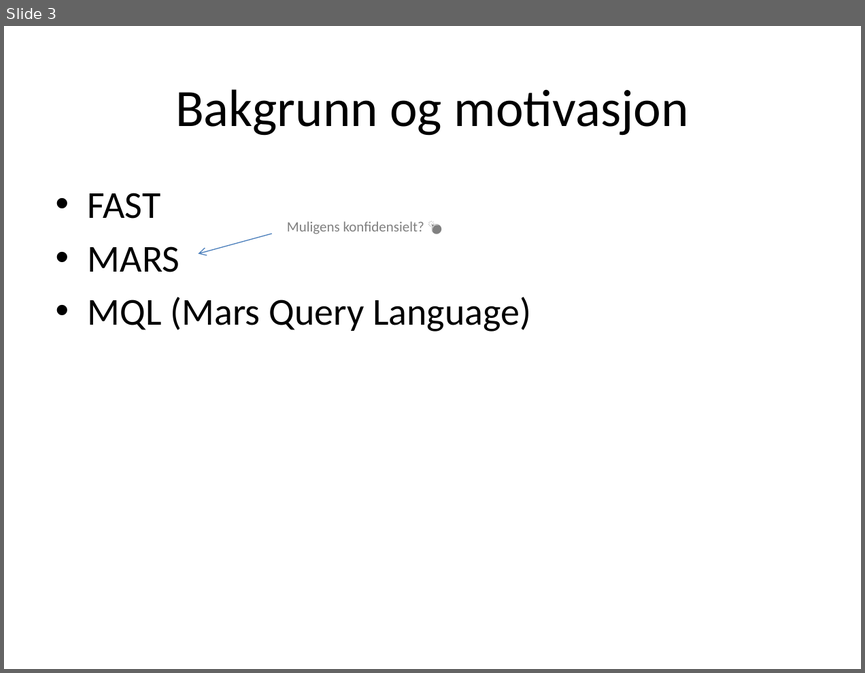
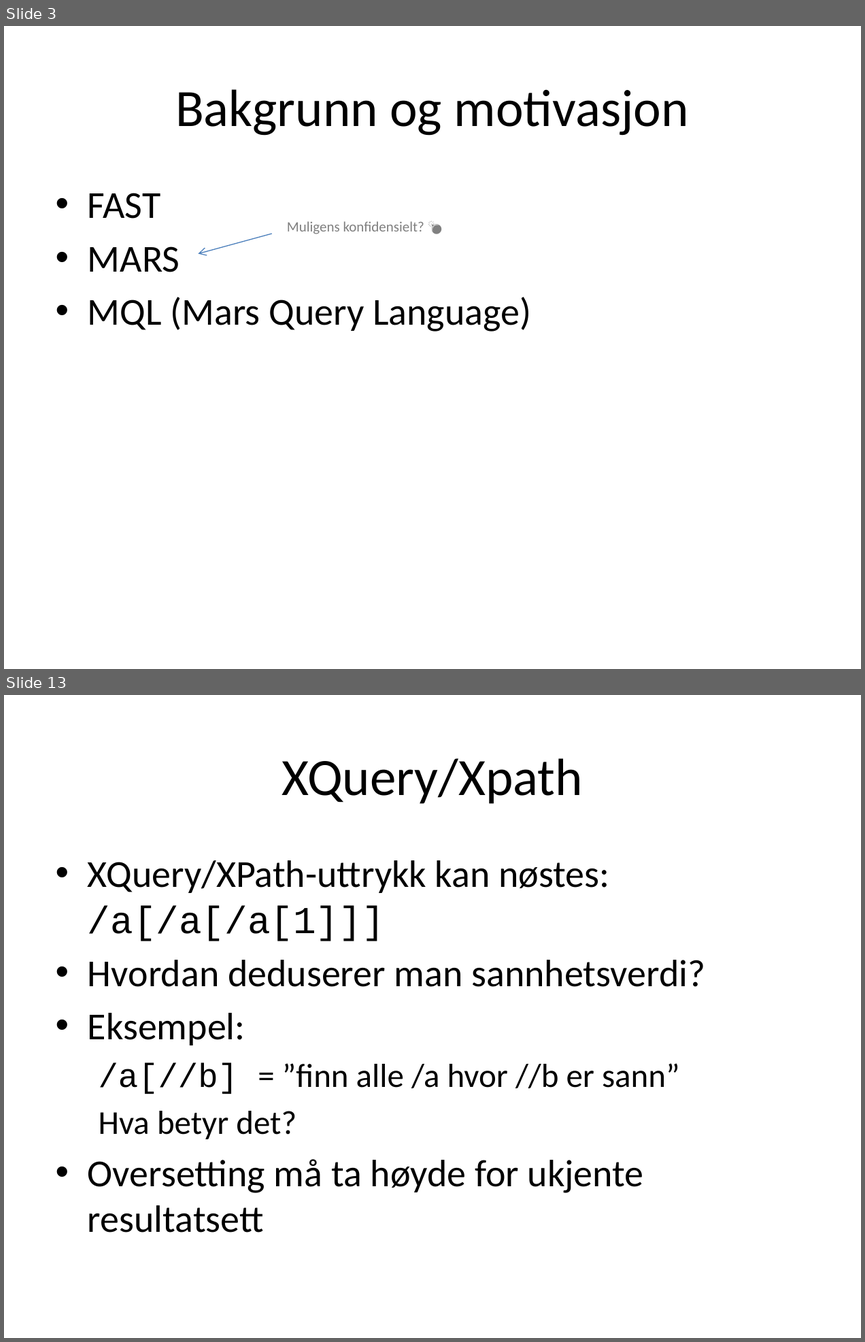
Before and after one commit to andrerav/xqft-parser, a slide deck: XQuery og relasjonell algebra.pptx. Shown one above the other, each under a label of ours: slide 3 before the commit, slides 3 and 13 after it; the slides between them are not shown. The pictures are 865x673 and 865x1342 pixels, drawn with LibreOffice and Linux fonts; fonts in the diff are those of the drawing. Boxes give left, top, right and bottom in pixels: in the first picture for what was removed or moved away, otherwise in the second. Text is boxed around its words. In the diff, an @@ line names an element or a change of style, - is before the commit and + after.

```diff
--- a/XQuery og relasjonell algebra.pptx
+++ b/XQuery og relasjonell algebra.pptx
@@ slide 13 added at (x1=4, y1=695, x2=861, y2=1338), background #FFFFFF @@
@@ title added at (x1=281, y1=758, x2=583, y2=804), 44 pt, text #000000 @@
+XQuery/Xpath
@@ text added at (x1=88, y1=860, x2=705, y2=1232), 32 pt, text #000000 @@
+• XQuery/XPath-uttrykk kan nøstes: /a[/a[/a[1]]]
+• Hvordan deduserer man sannhetsverdi?
+• Eksempel:
+  /a[//b] = ”finn alle /a hvor //b er sann”
+  Hva betyr det?
+• Oversetting må ta høyde for ukjente resultatsett
```
Also in this commit, not shown: 6 slides changed, 21 other slides added.
